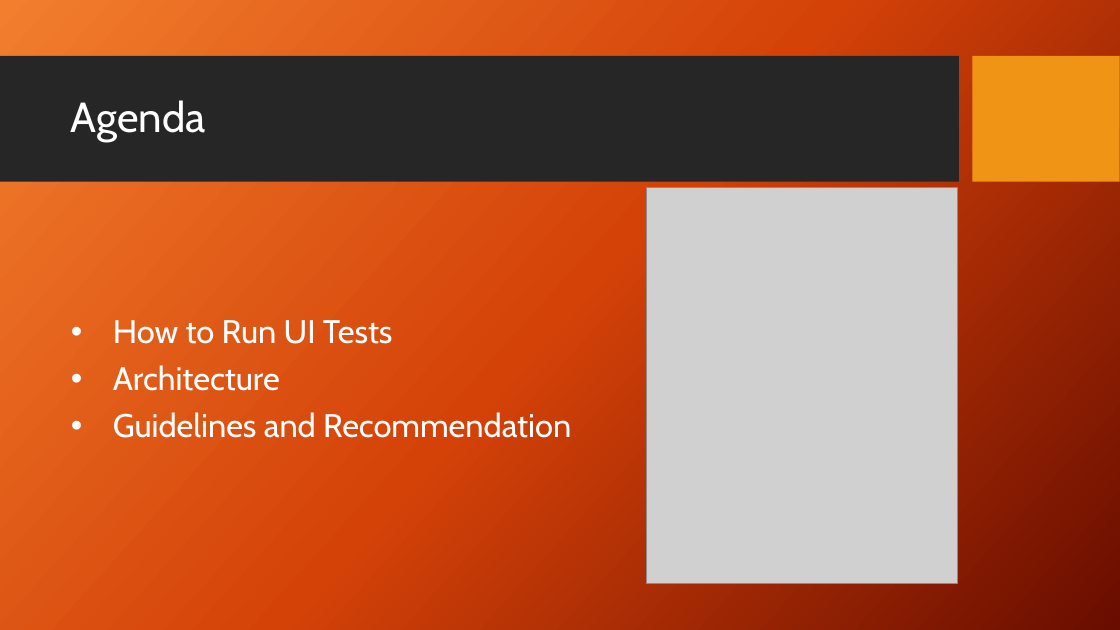
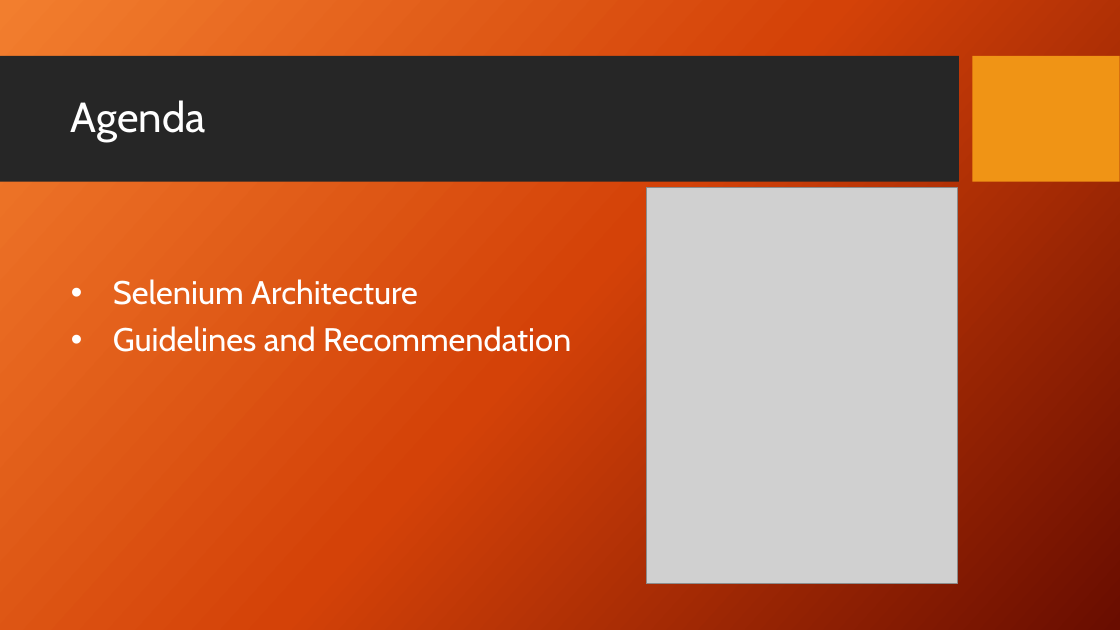
Before and after one commit to slobo80/UI-Test-Automation, a slide deck: slide 3 of UI-Test-Automation.pptx (slide 2 before the commit). Drawn at 1120x630 pixels with LibreOffice and Linux fonts; fonts in the diff are those of the drawing; grey boxes stand for pictures; background and template pictures are left out. Boxes give left, top, right and bottom in pixels: in the first picture for what was removed or moved away, otherwise in the second. Text is boxed around its words. In the diff, an @@ line names an element or a change of style, - is before the commit and + after.

```diff
--- a/UI-Test-Automation.pptx
+++ b/UI-Test-Automation.pptx
@@ text at bbox=[113, 279, 418, 305]: text changed @@
-• How to Run UI Tests
-• Architecture
+• Selenium Architecture
```
Also in this commit, not shown: 2 other slides changed, 2 slides added, 1 other file.
